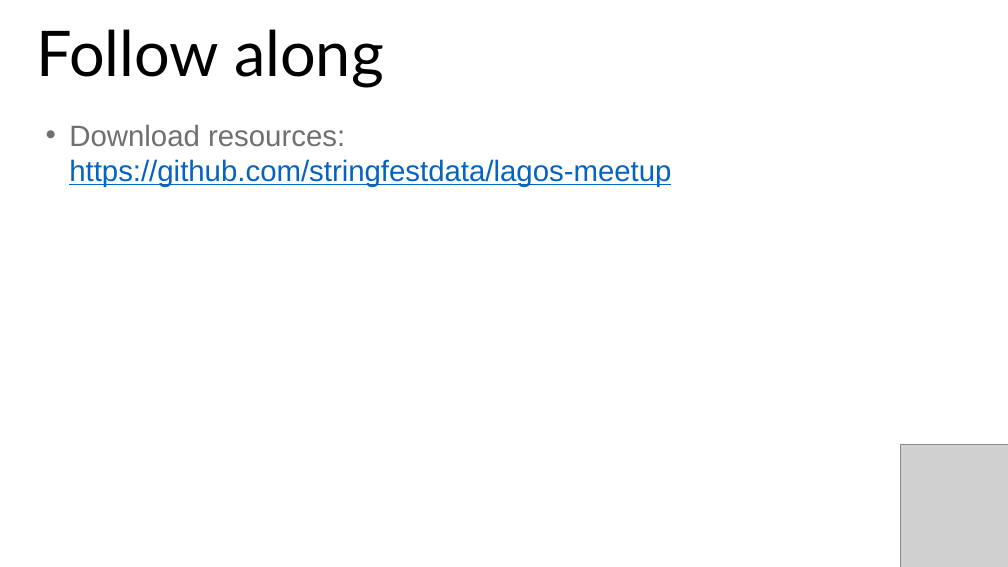
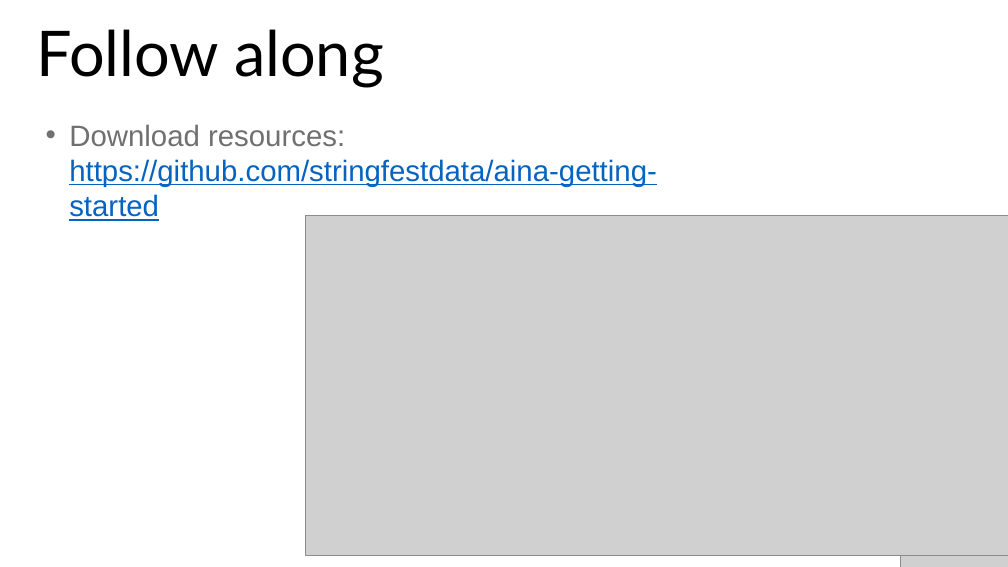
Before and after one commit to stringfestdata/aina-getting-started, a slide deck: slide 2 of aina-getting-started.pptx. Drawn at 1008x567 pixels with LibreOffice and Linux fonts; fonts in the diff are those of the drawing; grey boxes stand for pictures. Boxes give left, top, right and bottom in pixels: in the first picture for what was removed or moved away, otherwise in the second. Text is boxed around its words. In the diff, an @@ line names an element or a change of style, - is before the commit and + after.

```diff
--- a/aina-getting-started.pptx
+++ b/aina-getting-started.pptx
@@ text at (69,124,657,221): text changed @@
-• Download resources: https://github.com/stringfestdata/lagos-meetup
+• Download resources: https://github.com/stringfestdata/aina-getting-started
@@ picture added at (306,216,1008,555) @@
```
Also in this commit, not shown: 2 slides removed, 6 other files.
